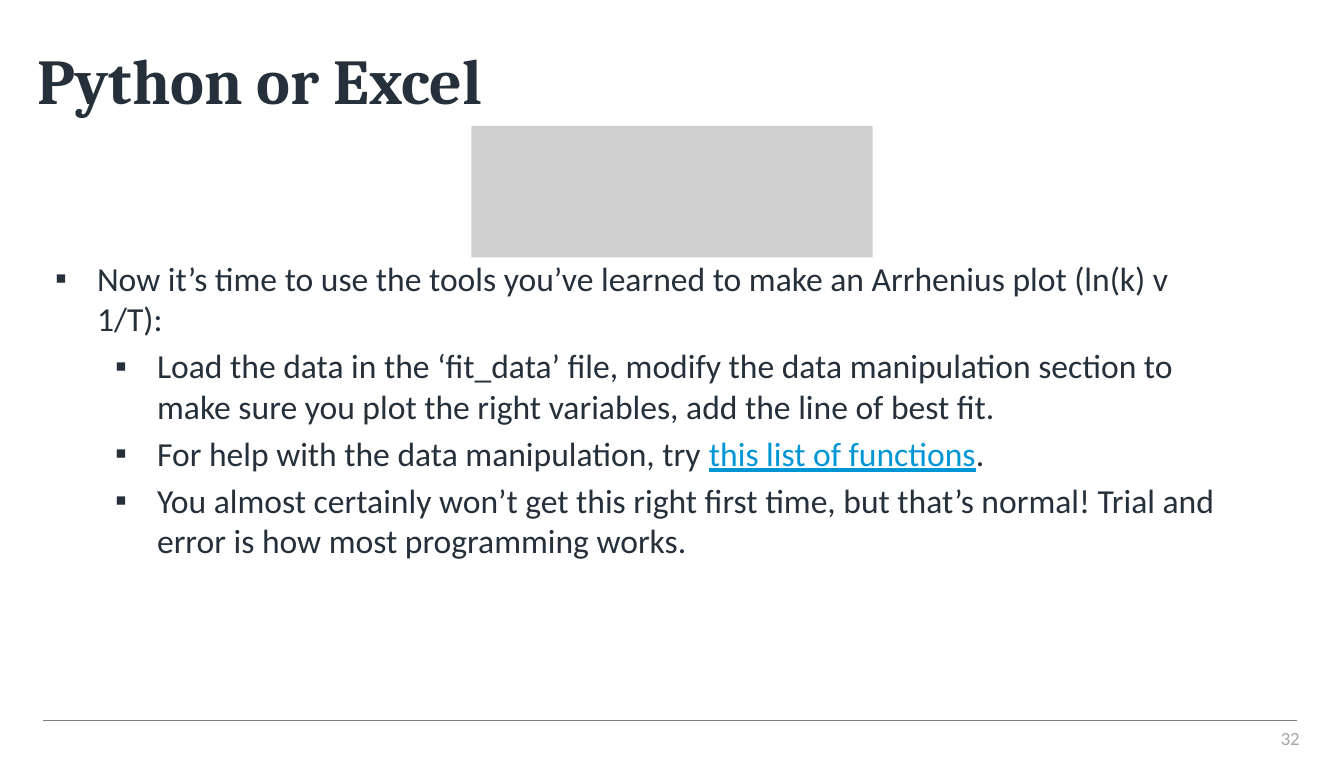
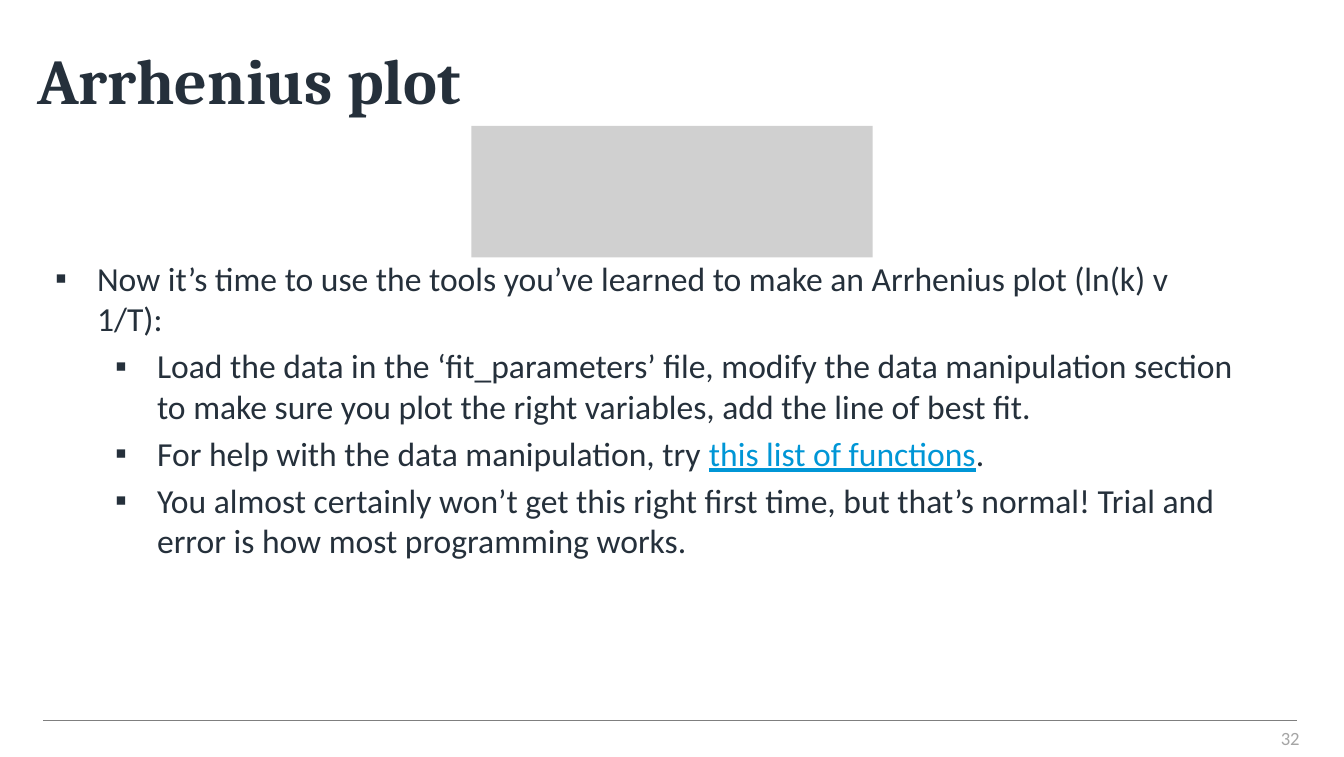
Before and after one commit to alanmlewis/ProgrammingforChem, a slide deck: slide 32 of Y1_Kinetics/Kinetics with Python.pptx. Drawn at 1344x757 pixels with LibreOffice and Linux fonts; fonts in the diff are those of the drawing; grey boxes stand for pictures; background and template pictures are left out. Boxes give left, top, right and bottom in pixels: in the first picture for what was removed or moved away, otherwise in the second. Text is boxed around its words. In the diff, an @@ line names an element or a change of style, - is before the commit and + after.

```diff
--- a/Y1_Kinetics/Kinetics with Python.pptx
+++ b/Y1_Kinetics/Kinetics with Python.pptx
@@ title at [38, 59, 461, 118]: text changed @@
-Python or Excel
+Arrhenius plot
@@ text at [157, 354, 1232, 425]: text changed @@
-  ▪ Load the data in the ‘fit_data’ file, modify the data manipulation section to make sure you plot the right variables, add the line of best fit.
+  ▪ Load the data in the ‘fit_parameters’ file, modify the data manipulation section to make sure you plot the right variables, add the line of best fit.
```
Also in this commit, not shown: 5 other slides changed, 1 other file.
